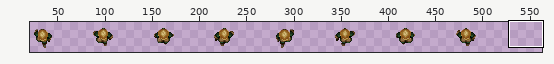
A sprite sheet gets an edit: Characters/BimboGirl/Assets/BimboGirl.png. Above, an overview of the earlier version with the close-up marked.
Close-up. Before:
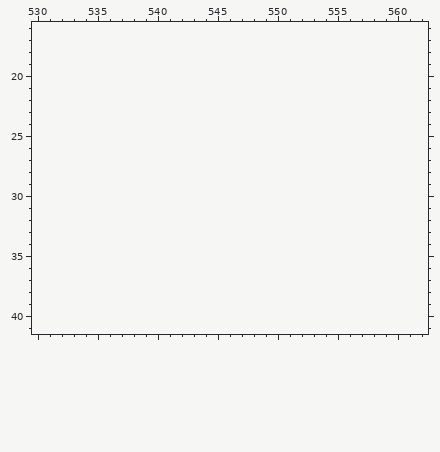
The file is 512x64 pixels. Colours within 5 levels of each other are drawn and written as one. Shown: x 530..562, y 16..41. The old version is drawn lined up with the new one, on the new canvas. The wide view leaves out empty margins.
After the commit:
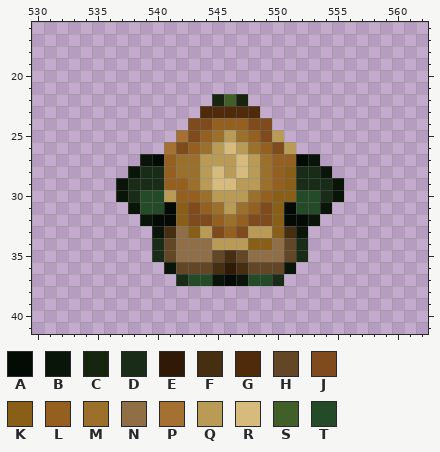
Palette (. is transparent): A #040a04  B #091509  C #17240e  D #192c18  E #301906  F #462f11  G #4f2b0b  H #624626  J #804b1c  K #895e17  L #955f1f  M #9a702a  N #906f47  P #a47133  Q #b99b56  R #d6bb7d  S #416029  T #244b28
The edit:
canvas 512x64 -> 576x64
@@ x 535..557 @@
 21 .......................
-22 .......................
-23 .......................
-24 .......................
-25 .......................
-26 .......................
-27 .......................
-28 .......................
-29 .......................
-30 .......................
-31 .......................
-32 .......................
-33 .......................
-34 .......................
-35 .......................
-36 .......................
-37 .......................
+22 ..........CSC..........
+23 .........GGGGG.........
+24 ........JJLLLJJ........
+25 .......PJLMQMLJQ.......
+26 ......PJLMQRQMLJQ......
+27 ....BALMMQQQRQMLLAB....
+28 ...BDDLMMQRQRQMLKDDB...
+29 ..BDDDLLMQRRQQMLKDDDB..
+30 ..BDTTQLLMQQQMLKKTTDB..
+31 ...BTTAKJLMQMLJKATTB...
+32 ....BAAKJJLMLJJKAAB....
+33 .....BFNKQJLJQQKFB.....
+34 .....DHNNNQQQKKNHD.....
+35 .....DHNNNHFHNNNHD.....
+36 ......BHHHFEFHHHB......
+37 .......DTTBABTTD.......
 38 .......................
